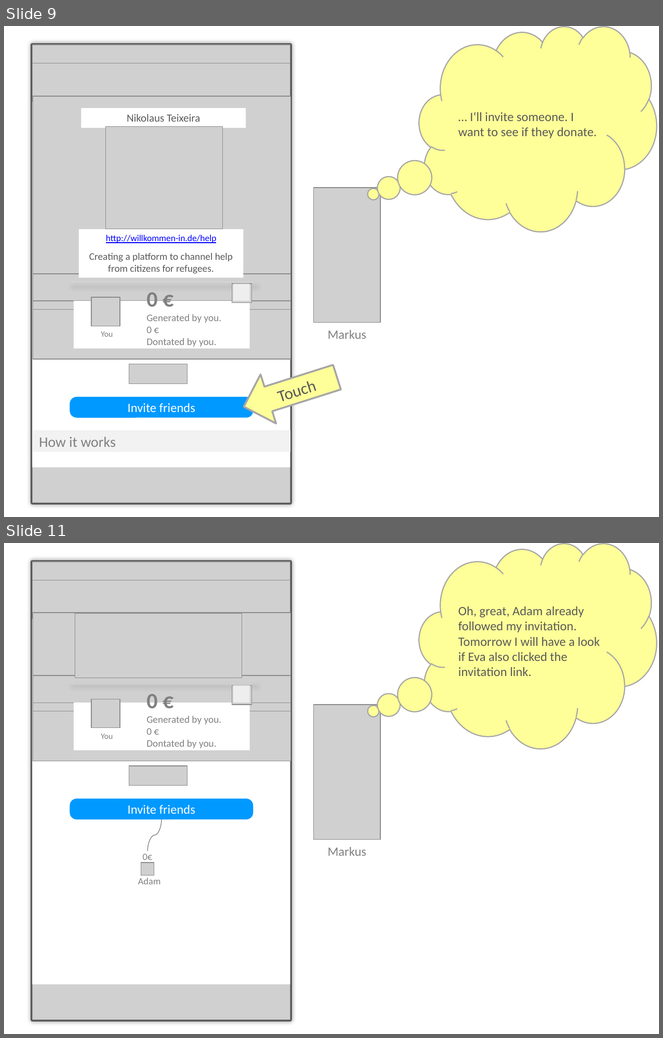
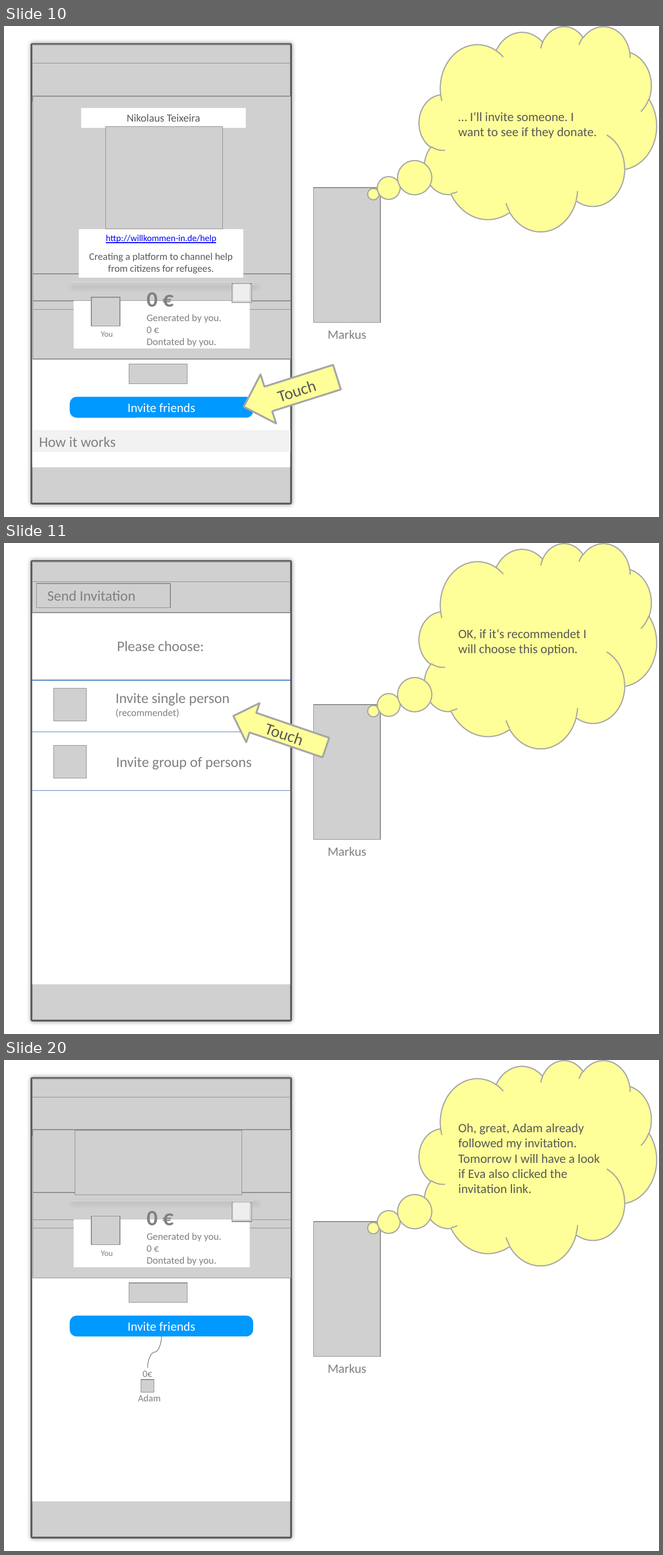
Before and after one commit to MoritzTheile/com.supeyou, a slide deck: com.supeyou.project/doc/SupeYou.scenario.nikolaus.pptx. Shown one above the other, each under a label of ours: slides 9 and 11 before the commit, slides 10, 11 and 20 after it; the slides between them are not shown. The pictures are 663x1038 and 663x1555 pixels, drawn with LibreOffice and Linux fonts; fonts in the diff are those of the drawing; grey boxes stand for pictures. Boxes give left, top, right and bottom in pixels: in the first picture for what was removed or moved away, otherwise in the second. Text is boxed around its words. In the diff, an @@ line names an element or a change of style, - is before the commit and + after.

Commit message:
improved invitation wizzard

```diff
--- a/com.supeyou.project/doc/SupeYou.scenario.nikolaus.pptx
+++ b/com.supeyou.project/doc/SupeYou.scenario.nikolaus.pptx
@@ slide 11 added at [4, 543, 659, 1034], background #FFFFFF @@
@@ thought cloud added at [419, 543, 657, 748], fill #FFFF99, outline #A6A6A6 1.25 pt, 14 pt, text #595959 @@
+OK, if it‘s recommendet I will choose this option.
@@ rectangle added at [32, 562, 291, 1021], outline #595959 3.75 pt @@
@@ picture added at [32, 562, 291, 1021] @@
@@ rectangle added at [32, 583, 291, 984], fill #FFFFFF @@
@@ picture added at [32, 581, 291, 613] @@
@@ picture added at [37, 584, 170, 608] @@
@@ text added at [47, 591, 136, 601], 16 pt, text #808080 @@
+Send Invitation
@@ text added at [117, 641, 204, 651], 16 pt, text #808080 @@
+Please choose:
@@ line added from (32, 681) to (291, 681), #4B7EBC 0.75 pt @@
@@ picture added at [54, 689, 87, 721] @@
@@ text added at [116, 693, 230, 718], 16 pt, text #808080 @@
+Invite single person
+(recommendet)
@@ right arrow added at [227, 697, 332, 767], fill #FFFF99, outline #A6A6A6 2 pt, 18 pt, text #595959 @@
+Touch
@@ picture added at [314, 705, 380, 840] @@
@@ line added from (32, 732) to (291, 732), #4B7EBC 0.75 pt @@
@@ picture added at [54, 745, 87, 778] @@
@@ text added at [116, 757, 252, 770], 16 pt, text #808080 @@
+Invite group of persons
@@ line added from (32, 791) to (291, 791), #4B7EBC 0.75 pt @@
@@ text added at [328, 847, 367, 856], 14 pt, text #808080 @@
+Markus
@@ what was slide 9 is now slide 10 @@
@@ what was slide 11 is now slide 20 @@
```
Also in this commit, not shown: 2 slides changed, 9 other slides added, 1 slide removed.
